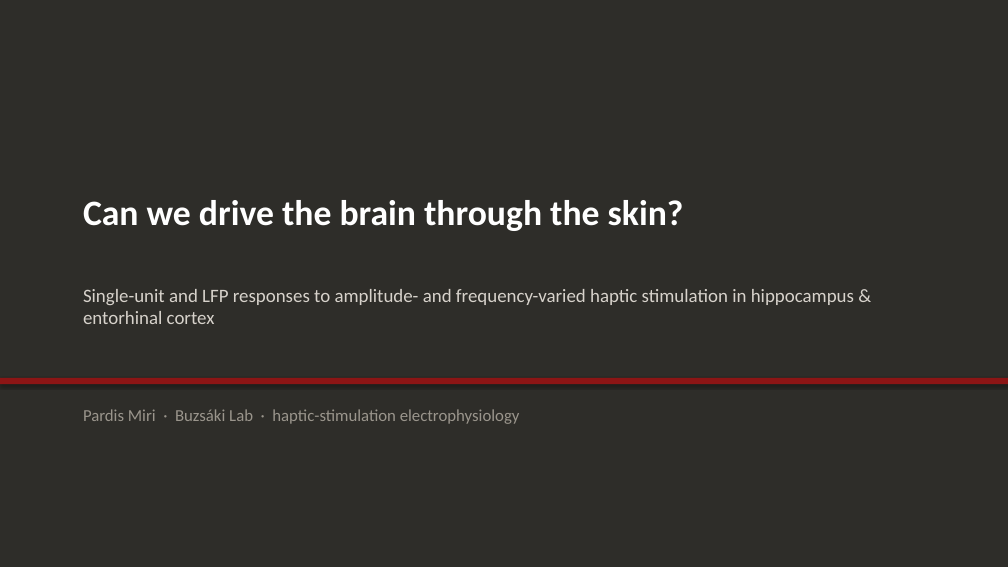
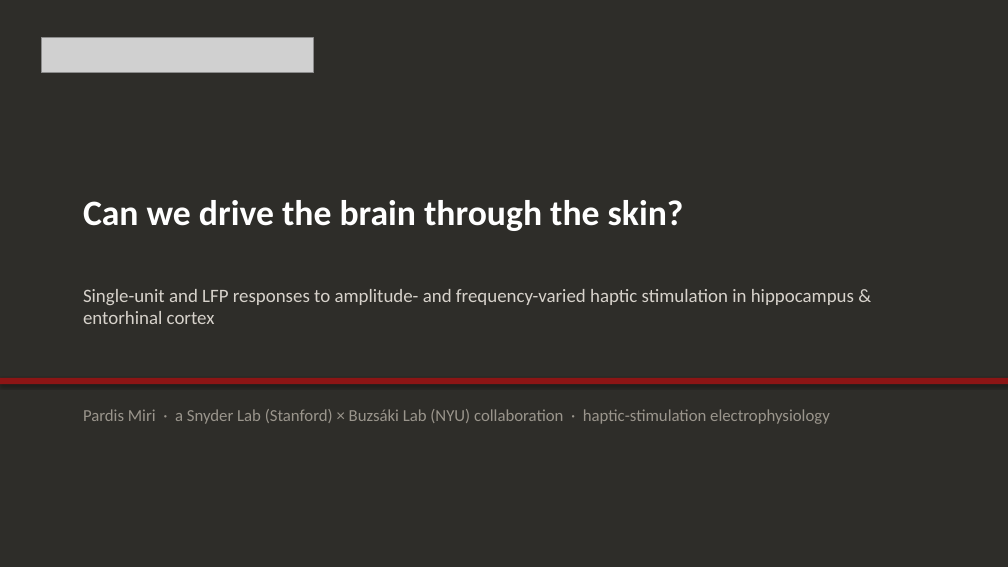
Before and after one commit to wehabit/hpaticmousebuzsakilab, a slide deck: slide 1 of presentation/haptic_brain_talk.pptx. Drawn at 1008x567 pixels with LibreOffice and Linux fonts; fonts in the diff are those of the drawing; grey boxes stand for pictures. Boxes give left, top, right and bottom in pixels: in the first picture for what was removed or moved away, otherwise in the second. Text is boxed around its words. In the diff, an @@ line names an element or a change of style, - is before the commit and + after.

```diff
--- a/presentation/haptic_brain_talk.pptx
+++ b/presentation/haptic_brain_talk.pptx
@@ picture added at [42, 38, 314, 73] @@
@@ text at [83, 409, 830, 424]: text changed @@
-Pardis Miri · Buzsáki Lab · haptic-stimulation electrophysiology
+Pardis Miri · a Snyder Lab (Stanford) × Buzsáki Lab (NYU) collaboration · haptic-stimulation electrophysiology
```
Also in this commit, not shown: 25 other slides changed, 5 other files.
